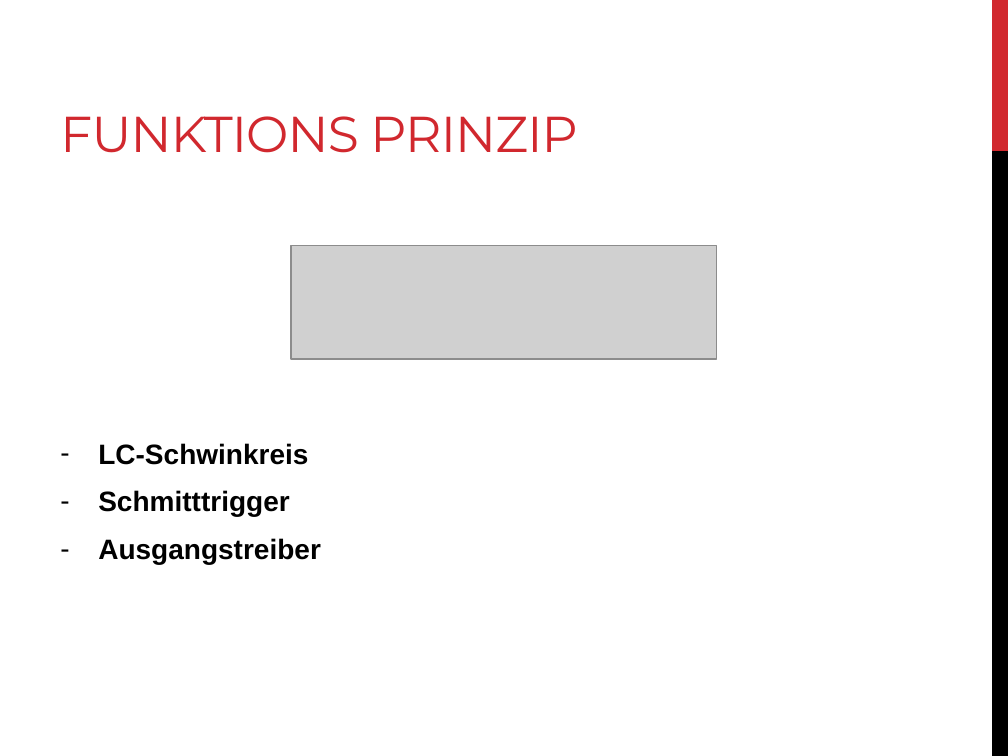
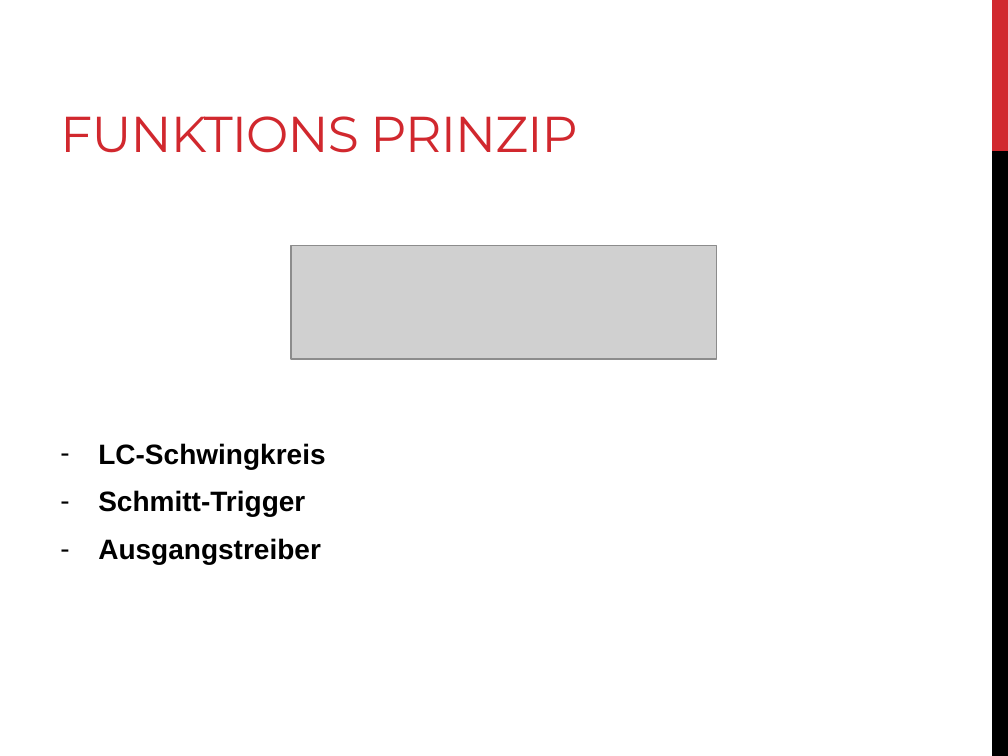
Before and after one commit to anpait00/TIB6, a slide deck: slide 3 of induktiv_sensoren.pptx. Drawn at 1008x756 pixels with LibreOffice and Linux fonts; fonts in the diff are those of the drawing; grey boxes stand for pictures. Boxes give left, top, right and bottom in pixels: in the first picture for what was removed or moved away, otherwise in the second. Text is boxed around its words. In the diff, an @@ line names an element or a change of style, - is before the commit and + after.

Commit message:
fixxed typos

```diff
--- a/induktiv_sensoren.pptx
+++ b/induktiv_sensoren.pptx
@@ text at (x1=98, y1=443, x2=325, y2=517): text changed @@
-– LC-Schwinkreis
-– Schmitttrigger
+– LC-Schwingkreis
+– Schmitt-Trigger
```
Also in this commit, not shown: 2 other slides changed.
